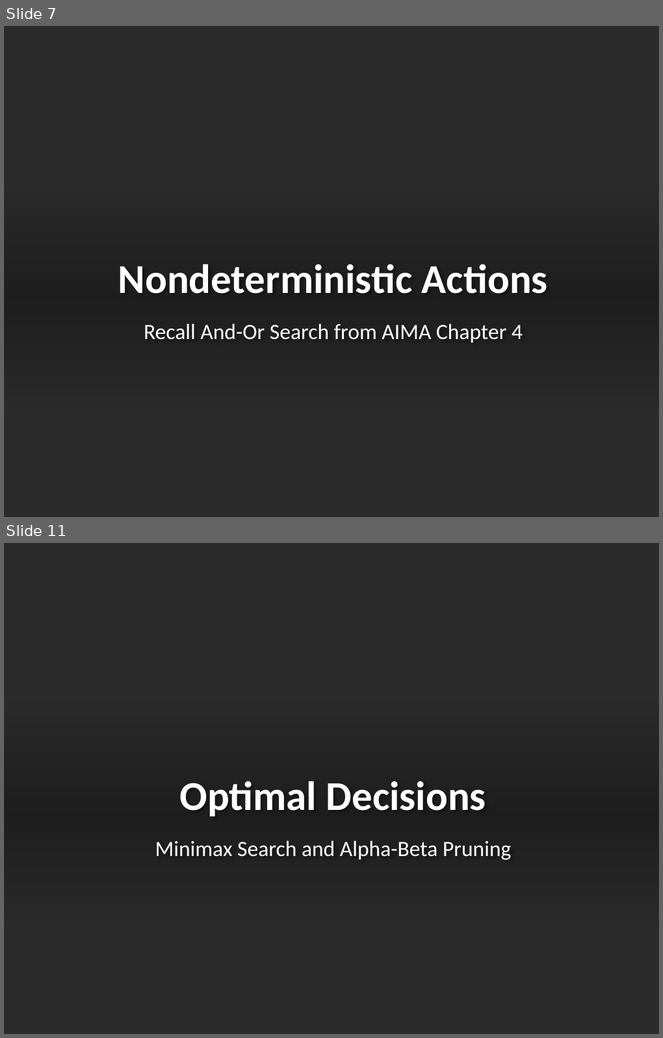
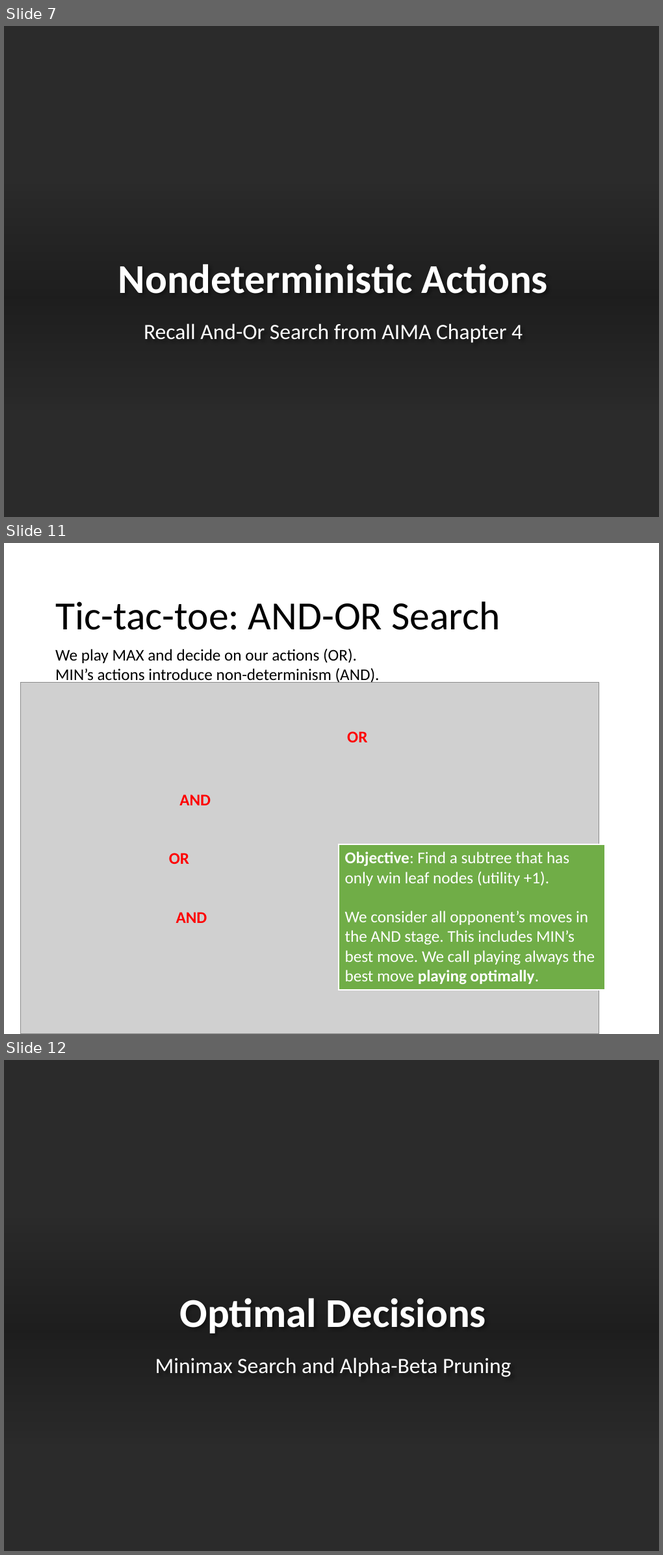
Before and after one commit to mhahsler/CS7320-AI, a slide deck: slides/05_games.pptx. Shown one above the other, each under a label of ours: slides 7 and 11 before the commit, slides 7, 11 and 12 after it; the slides between them are not shown. The pictures are 663x1038 and 663x1555 pixels, drawn with LibreOffice and Linux fonts; fonts in the diff are those of the drawing; grey boxes stand for pictures; background and template pictures are left out; a plain dark background stands for a picture behind light text. Boxes give left, top, right and bottom in pixels: in the first picture for what was removed or moved away, otherwise in the second. Text is boxed around its words. In the diff, an @@ line names an element or a change of style, - is before the commit and + after.

```diff
--- a/slides/05_games.pptx
+++ b/slides/05_games.pptx
@@ slide 11 added at (x1=4, y1=543, x2=659, y2=1034), background #FFFFFF @@
@@ title added at (x1=55, y1=601, x2=500, y2=630), 44 pt, text #000000 @@
+Tic-tac-toe: AND-OR Search
@@ text added at (x1=55, y1=648, x2=380, y2=685), 18 pt, text #000000 @@
+We play MAX and decide on our actions (OR).
+MIN’s actions introduce non-determinism (AND).
@@ picture added at (x1=20, y1=683, x2=599, y2=1034) @@
@@ text added at (x1=347, y1=731, x2=367, y2=743), 18 pt, text #FF0000, bold @@
+OR
@@ text added at (x1=180, y1=795, x2=211, y2=806), 18 pt, text #FF0000, bold @@
+AND
@@ text added at (x1=169, y1=853, x2=189, y2=864), 18 pt, text #FF0000, bold @@
+OR
@@ rectangle added at (x1=339, y1=845, x2=605, y2=990), fill #70AD47, outline #FFFFFF 1.5 pt, 18 pt, text #FFFFFF @@
+Objective: Find a subtree that has only win leaf nodes (utility +1).
+We consider all opponent’s moves in the AND stage. This includes MIN’s best move. We call playing always the best move playing optimally.
@@ text added at (x1=176, y1=912, x2=207, y2=923), 18 pt, text #FF0000, bold @@
+AND
@@ what was slide 11 is now slide 12 @@
```
Also in this commit, not shown: 18 slides changed, 1 other file.
